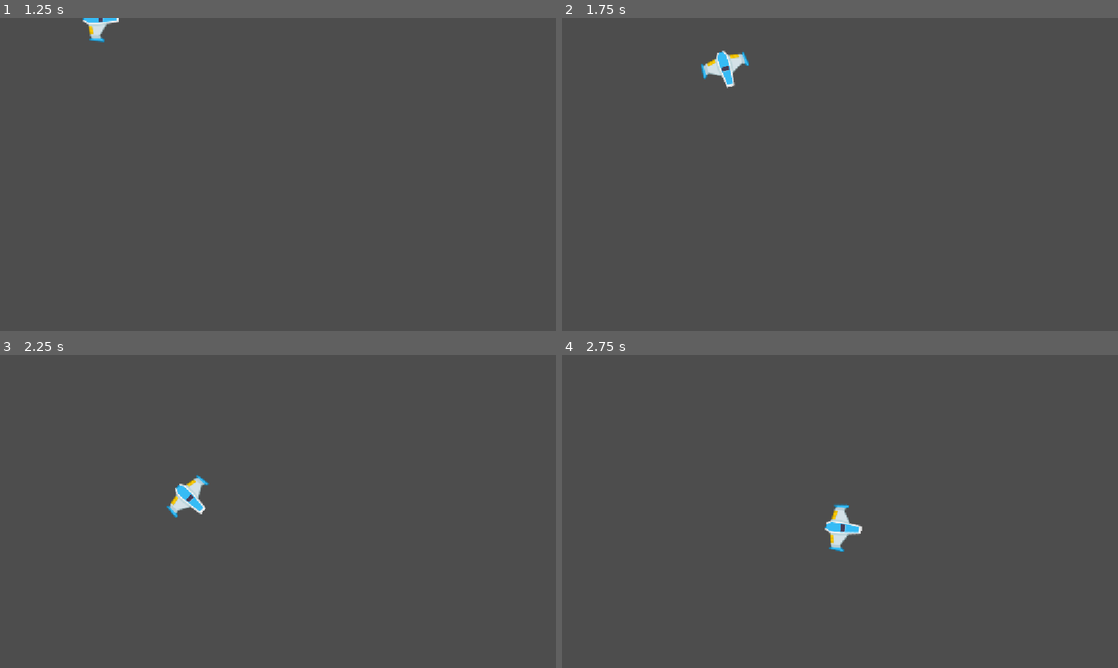
Above: before the commit, frames 1-4 (two rows, left to right).
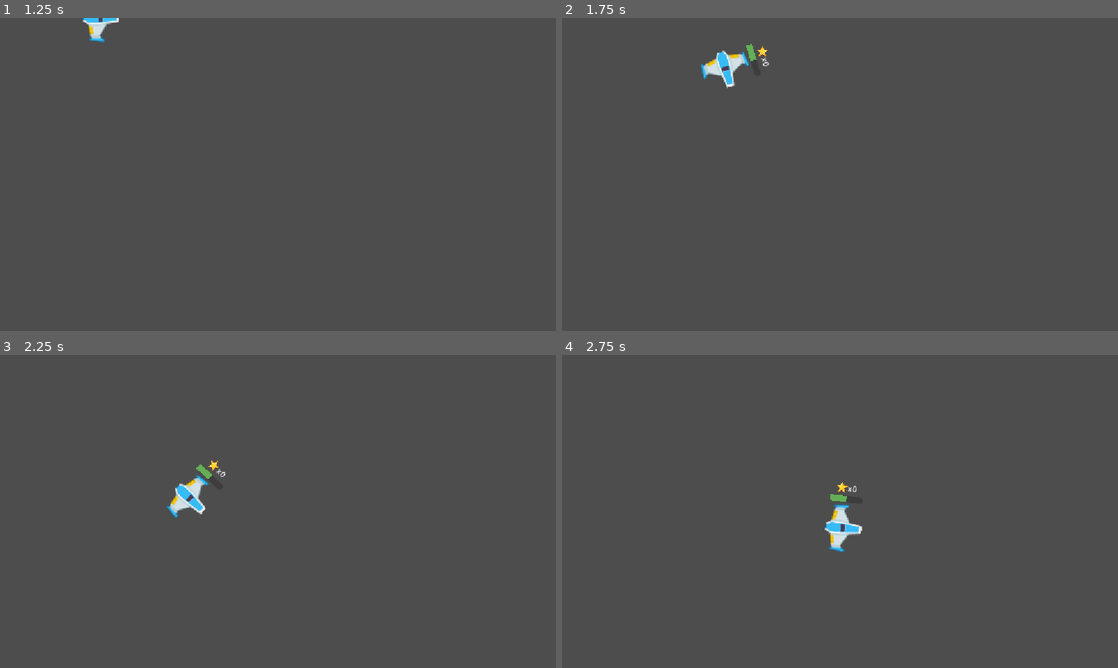
Above: after the commit, the same moments.

Repository: Linzzzx1119/Star-
Game: Godot game, scene res://player.tscn
Same seed, same stepped clock (60 frames per second), same inputs: the game is played once before the commit and once after it.
Inputs:
- Up to frame 1 (1.25 s): tap Enter at 0.5 s; hold Right (move_right) from 0.53 s (still down)
- Up to frame 2 (1.75 s): release Right (move_right) at 1.28 s; hold S (move_down) from 1.28 s (still down)
- Up to frame 3 (2.25 s): release S (move_down) at 2.03 s; hold Right (move_right) from 2.03 s (still down)
- Up to frame 4 (2.75 s): keep holding Right (move_right)

Frame 1 is identical in both runs. In frame 2, 0.1% of the frame differs, in the area x 33-38%, y 8-16%; in frame 3, 0.1%; in frame 4, 0.1%, in the area x 48-53%, y 40-47%.

Commit message:
Cassie

Diff:
--- a/Meteor.tscn
+++ b/Meteor.tscn
@@ -4,13 +4,16 @@
 [ext_resource type="Texture2D" uid="uid://c7ips7v4rhnx0" path="res://download (3).svg" id="1_gf172"]
 
 [sub_resource type="CircleShape2D" id="CircleShape2D_qkns4"]
-radius = 115.43397
+radius = 16.0
 
 [node name="Meteor" type="Area2D" unique_id=130924876]
 script = ExtResource("1_d7is7")
 
 [node name="Sprite2D" type="Sprite2D" parent="." unique_id=437846560]
+scale = Vector2(0.15, 0.15)
 texture = ExtResource("1_gf172")
 
 [node name="CollisionShape2D" type="CollisionShape2D" parent="." unique_id=579478091]
 shape = SubResource("CircleShape2D_qkns4")
+
+[connection signal="area_entered" from="." to="." method="_on_area_entered"]
--- a/health_srar.tscn
+++ b/health_srar.tscn
@@ -4,16 +4,17 @@
 [ext_resource type="Script" uid="uid://cjt36w1n82k44" path="res://health_srar.gd" id="1_rq4f0"]
 
 [sub_resource type="CircleShape2D" id="CircleShape2D_qkns4"]
-radius = 121.92621
+radius = 18.027756
 
 [node name="HealthStar" type="Area2D" unique_id=1839301033]
 script = ExtResource("1_rq4f0")
 
 [node name="Sprite2D" type="Sprite2D" parent="." unique_id=871769148]
+position = Vector2(-7.6293945e-06, 0)
+scale = Vector2(0.15, 0.15)
 texture = ExtResource("1_gf172")
 
 [node name="CollisionShape2D" type="CollisionShape2D" parent="." unique_id=1652955430]
-position = Vector2(0, 5)
 shape = SubResource("CircleShape2D_qkns4")
 
 [connection signal="area_entered" from="." to="." method="_on_area_entered"]
--- a/meteor.gd
+++ b/meteor.gd
@@ -1 +1,15 @@
 extends Area2D
+func _ready() -> void:
+	var tween := create_tween()
+	tween.set_trans(Tween.TRANS_QUAD)
+	tween.tween_property(get_node("Sprite2D"), "position", Vector2(0, -15), 1.15)
+	tween.tween_property(get_node("Sprite2D"), "position", Vector2(0, 0), 1.13)
+	tween.set_loops()
+
+# Called every frame. 'delta' is the elapsed time since the previous frame.
+func _process(delta: float) -> void:
+	pass
+
+
+func _on_area_entered(area: Area2D) -> void:
+	queue_free()
--- a/player.gd
+++ b/player.gd
@@ -3,14 +3,21 @@
 var max_speed = 500
 var velocity := Vector2(0,0)
 var steering_factor := 3
+var health := 10
 
 # Called when the node enters the scene tree for the first time.
 func _ready() -> void:
-	pass # Replace with function body.
+
+	area_entered.connect(_on_area_entered)
+	set_health(50)
+
 
 
 # Called every frame. 'delta' is the elapsed time since the previous frame.
 func _process(delta: float) -> void:
+	if health <= 0:
+		queue_free()
+
 	var direction := Vector2(0,0)
 	direction.x = Input.get_axis("move_left","move_right")
 	direction.y = Input.get_axis("move_up","move_down")
@@ -25,3 +32,12 @@
 
 	if velocity.length() > 0.0:
 		rotation = velocity.angle()
+
+
+func set_health(new_health: int) -> void:
+	health = new_health
+	get_node("UI/HealthBar").value = health
+
+
+func _on_area_entered(area_that_entered: Area2D) -> void:
+	set_health(health + 10)
--- a/player.tscn
+++ b/player.tscn
@@ -2,6 +2,10 @@
 
 [ext_resource type="Script" uid="uid://rgt02l6w6bbr" path="res://player.gd" id="1_onrkg"]
 [ext_resource type="Texture2D" uid="uid://cjhvk6ot3w3bi" path="res://playerShip1_blue.png" id="2_onrkg"]
+[ext_resource type="Texture2D" uid="uid://bxrk4js2h1n2u" path="res://download.svg" id="3_i3pqv"]
+
+[sub_resource type="StyleBoxFlat" id="StyleBoxFlat_i3pqv"]
+bg_color = Color(0.3918009, 0.6847265, 0.3355963, 1)
 
 [node name="Player" type="Area2D" unique_id=494642955]
 script = ExtResource("1_onrkg")
@@ -13,3 +17,33 @@
 [node name="CollisionPolygon2D" type="CollisionPolygon2D" parent="." unique_id=1967307794]
 rotation = 1.5707964
 polygon = PackedVector2Array(-9, -38, -12, -12, -36, 2, -40, -1, -44, -6, -49, -6, -49, 5, -46, 25, -43, 25, -41, 21, -35, 24, -14, 28, -8, 38, 8, 38, 14, 28, 37, 24, 42, 20, 42, 25, 47, 25, 49, 2, 49, -5, 47, -7, 44, -5, 41, 0, 36, 2, 12, -12, 9, -38)
+
+[node name="UI" type="Control" parent="." unique_id=1337304909]
+layout_mode = 3
+anchors_preset = 0
+offset_left = -60.0
+offset_top = -75.0
+offset_right = 61.0
+offset_bottom = -56.0
+
+[node name="HealthBar" type="ProgressBar" parent="UI" unique_id=391817588]
+layout_mode = 0
+offset_left = 25.0
+offset_top = 8.0
+offset_right = 93.0
+offset_bottom = 21.0
+theme_override_styles/fill = SubResource("StyleBoxFlat_i3pqv")
+show_percentage = false
+
+[node name="Sprite2D" type="Sprite2D" parent="UI" unique_id=75477843]
+position = Vector2(47.000004, -8.999999)
+scale = Vector2(0.1, 0.1)
+texture = ExtResource("3_i3pqv")
+
+[node name="Label" type="Label" parent="UI" unique_id=44491533]
+layout_mode = 0
+offset_left = 59.0
+offset_top = -20.0
+offset_right = 99.0
+offset_bottom = 3.0
+text = "x0"
--- a/score_star.tscn
+++ b/score_star.tscn
@@ -4,16 +4,16 @@
 [ext_resource type="Texture2D" uid="uid://bxrk4js2h1n2u" path="res://download.svg" id="1_ikolo"]
 
 [sub_resource type="CircleShape2D" id="CircleShape2D_qkns4"]
-radius = 123.32072
+radius = 18.0
 
 [node name="ScoreStar" type="Area2D" unique_id=205577236]
 script = ExtResource("1_8p3hi")
 
 [node name="Sprite2D" type="Sprite2D" parent="." unique_id=892935845]
+scale = Vector2(0.15, 0.15)
 texture = ExtResource("1_ikolo")
 
 [node name="CollisionShape2D" type="CollisionShape2D" parent="." unique_id=842065107]
-position = Vector2(0, 6)
 shape = SubResource("CircleShape2D_qkns4")
 
 [connection signal="area_entered" from="." to="." method="_on_area_entered"]
